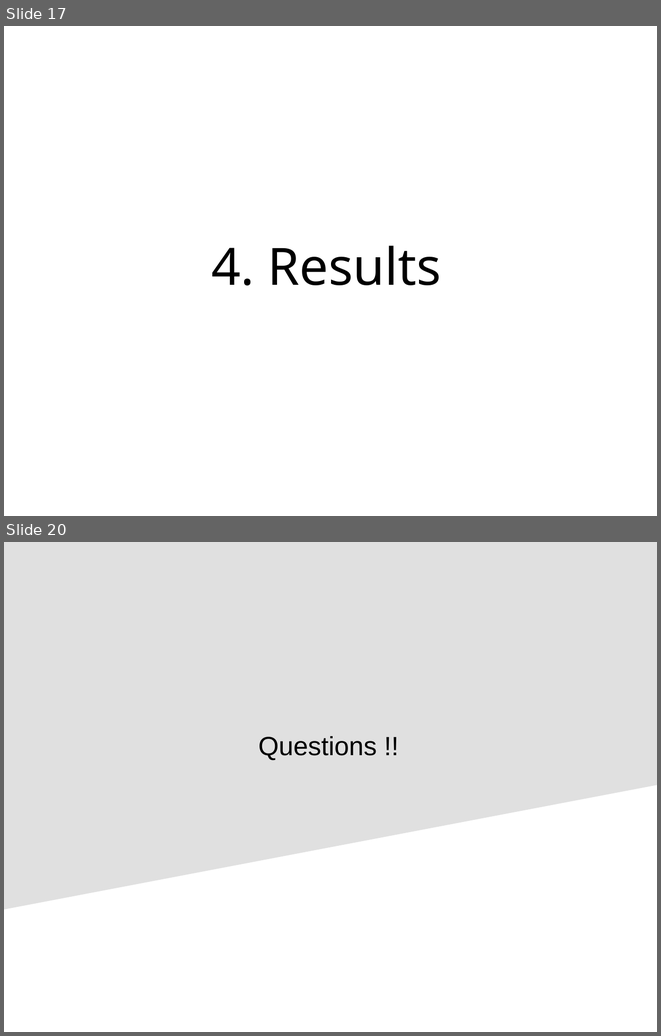
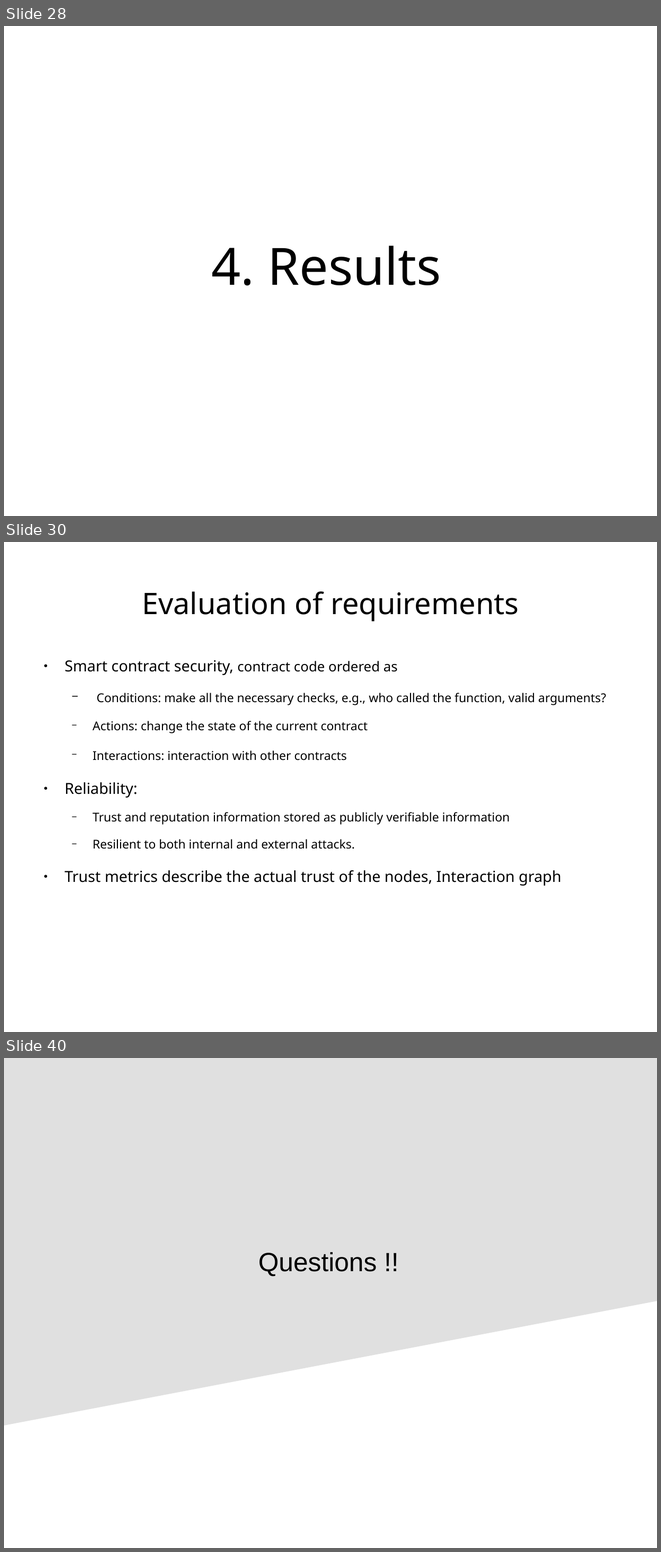
Before and after one commit to s2-t2/blockchain_reputation_system, a slide deck: documents/Presentation/Presentationv1.odp. Shown one above the other, each under a label of ours: slides 17 and 20 before the commit, slides 28, 30 and 40 after it; the slides between them are not shown. The pictures are 661x1036 and 661x1552 pixels, drawn with LibreOffice and Linux fonts; fonts in the diff are those of the drawing. Boxes give left, top, right and bottom in pixels: in the first picture for what was removed or moved away, otherwise in the second. Text is boxed around its words. In the diff, an @@ line names an element or a change of style, - is before the commit and + after.

```diff
--- a/documents/Presentation/Presentationv1.odp
+++ b/documents/Presentation/Presentationv1.odp
@@ slide 30 added at (4, 542, 657, 1032), background #FFFFFF @@
@@ title added at (142, 591, 519, 622), 36 pt, text #000000 @@
+Evaluation of requirements
@@ text added at (64, 660, 606, 885), 14.8 pt, text #000000 @@
+● Smart contract security, contract code ordered as
+  − Conditions: make all the necessary checks, e.g., who called the function, valid arguments?
+  − Actions: change the state of the current contract
+  − Interactions: interaction with other contracts
+● Reliability:
+  − Trust and reputation information stored as publicly verifiable information
+  − Resilient to both internal and external attacks.
+● Trust metrics describe the actual trust of the nodes, Interaction graph
@@ what was slide 17 is now slide 28 @@
@@ what was slide 20 is now slide 40 @@
```
Also in this commit, not shown: 6 slides changed, 27 other slides added, 7 slides removed, 24 other files.
